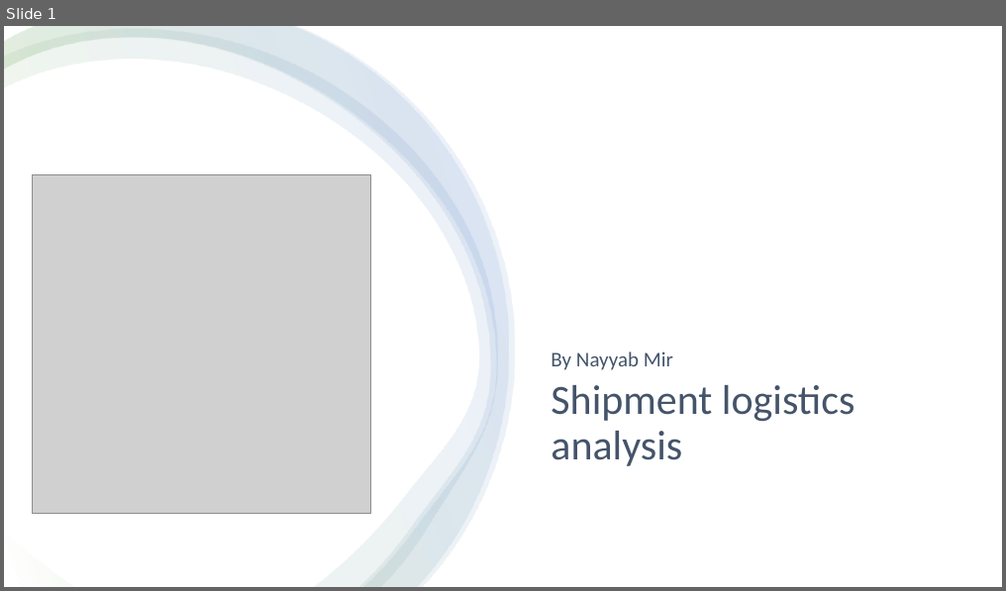
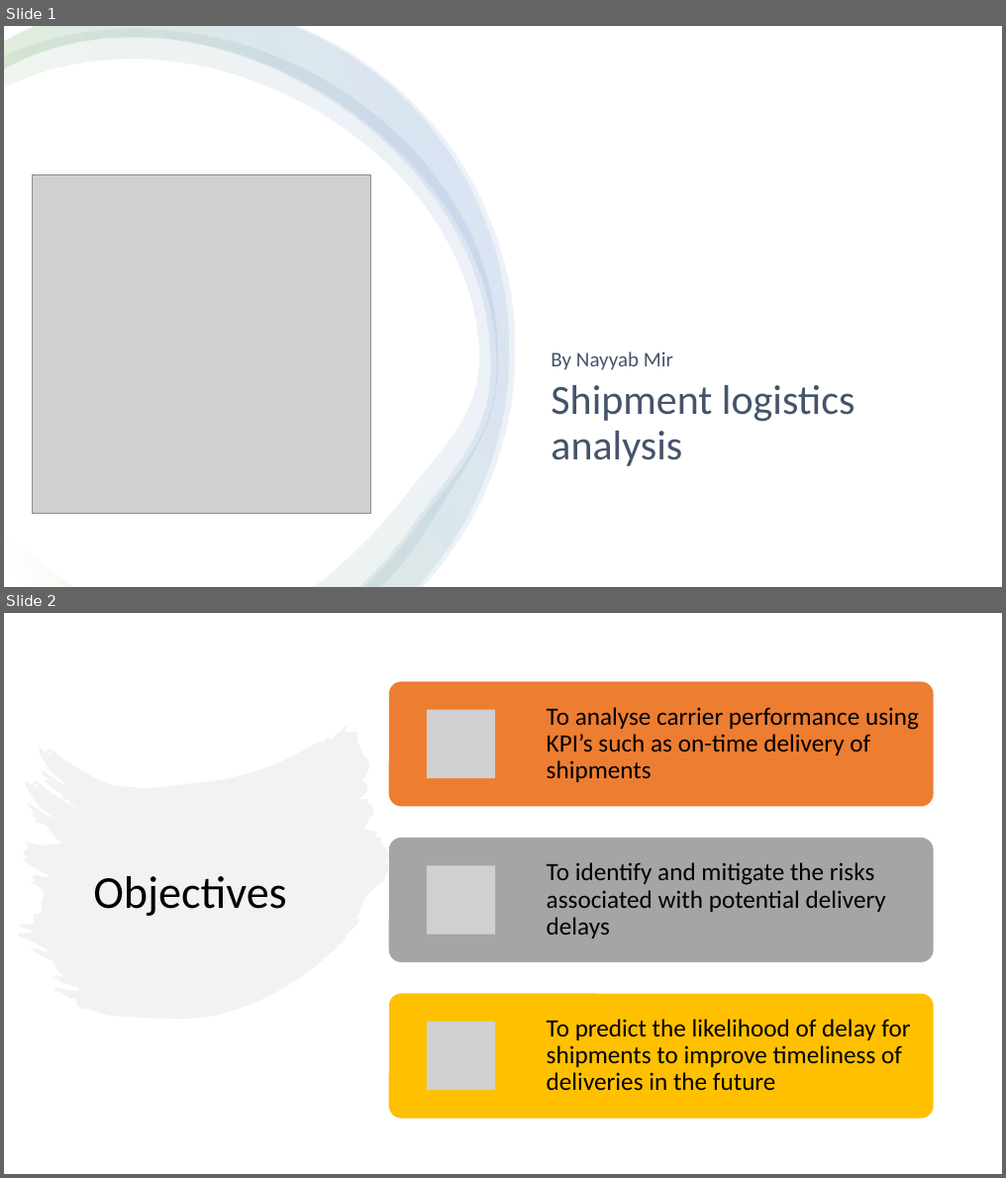
Before and after one commit to Nayyab123/Nayyab, a slide deck: Shipment logistics analysis.pptx. Shown one above the other, each under a label of ours: slide 1 before the commit, slides 1 and 2 after it. The pictures are 1006x591 and 1006x1178 pixels, drawn with LibreOffice and Linux fonts; fonts in the diff are those of the drawing; grey boxes stand for pictures. Boxes give left, top, right and bottom in pixels: in the first picture for what was removed or moved away, otherwise in the second. Text is boxed around its words. In the diff, an @@ line names an element or a change of style, - is before the commit and + after.

```diff
--- a/Shipment logistics analysis.pptx
+++ b/Shipment logistics analysis.pptx
@@ slide 2 added at [4, 613, 1002, 1174], background #FFFFFF @@
@@ freeform shape added at [18, 725, 389, 1020], fill #E7E6E6 at 50% opacity @@
@@ title added at [93, 876, 286, 916], 44 pt, text #000000 @@
+Objectives
@@ group added at [389, 682, 933, 1119]: 3 rounded rectangles, 3 pictures, 3 texts @@
+To analyse carrier performance using KPI’s such as on-time delivery of shipments
+To identify and mitigate the risks associated with potential delivery delays
+To predict the likelihood of delay for shipments to improve timeliness of deliveries in the future
```
Also in this commit, not shown: 4 other slides added.
